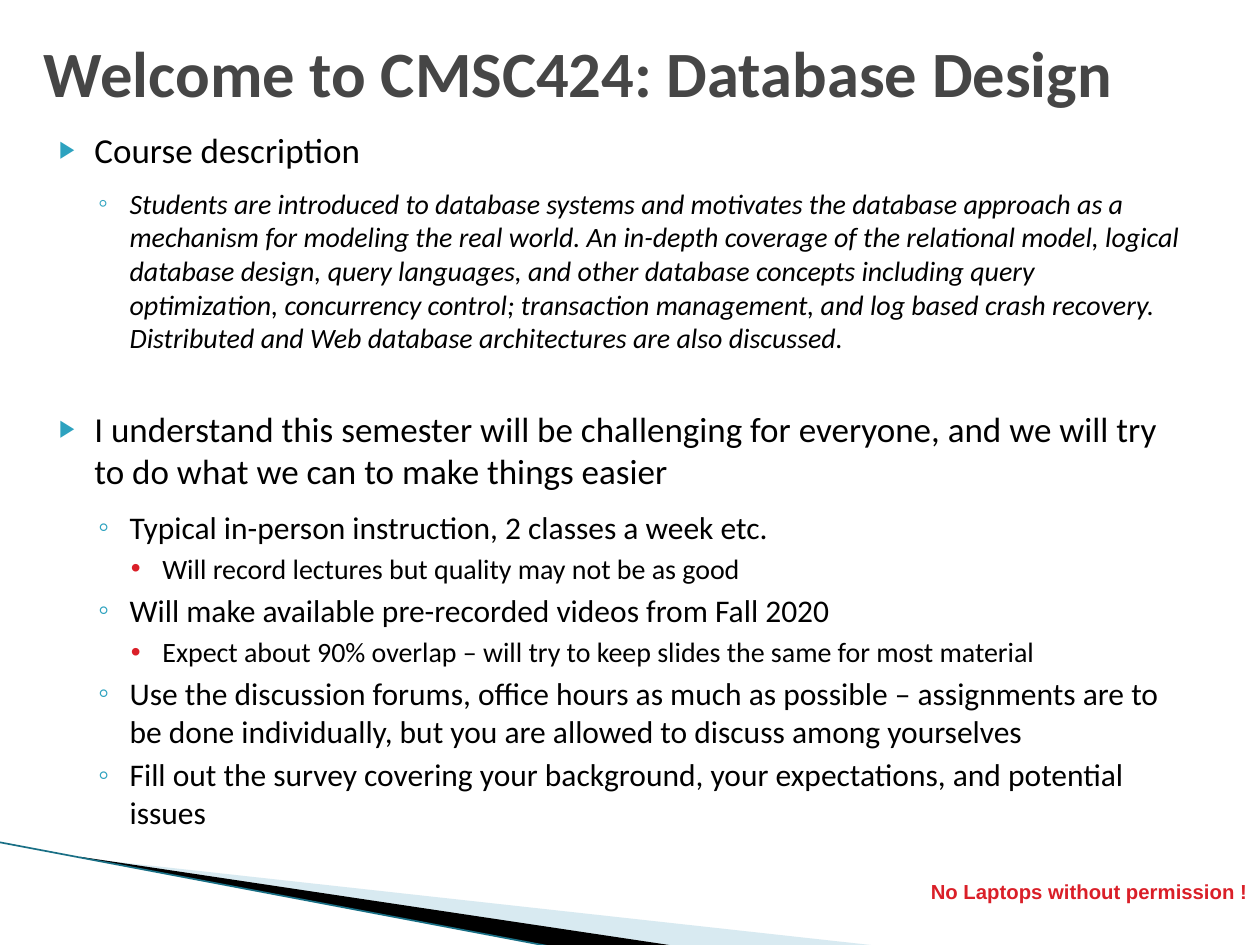
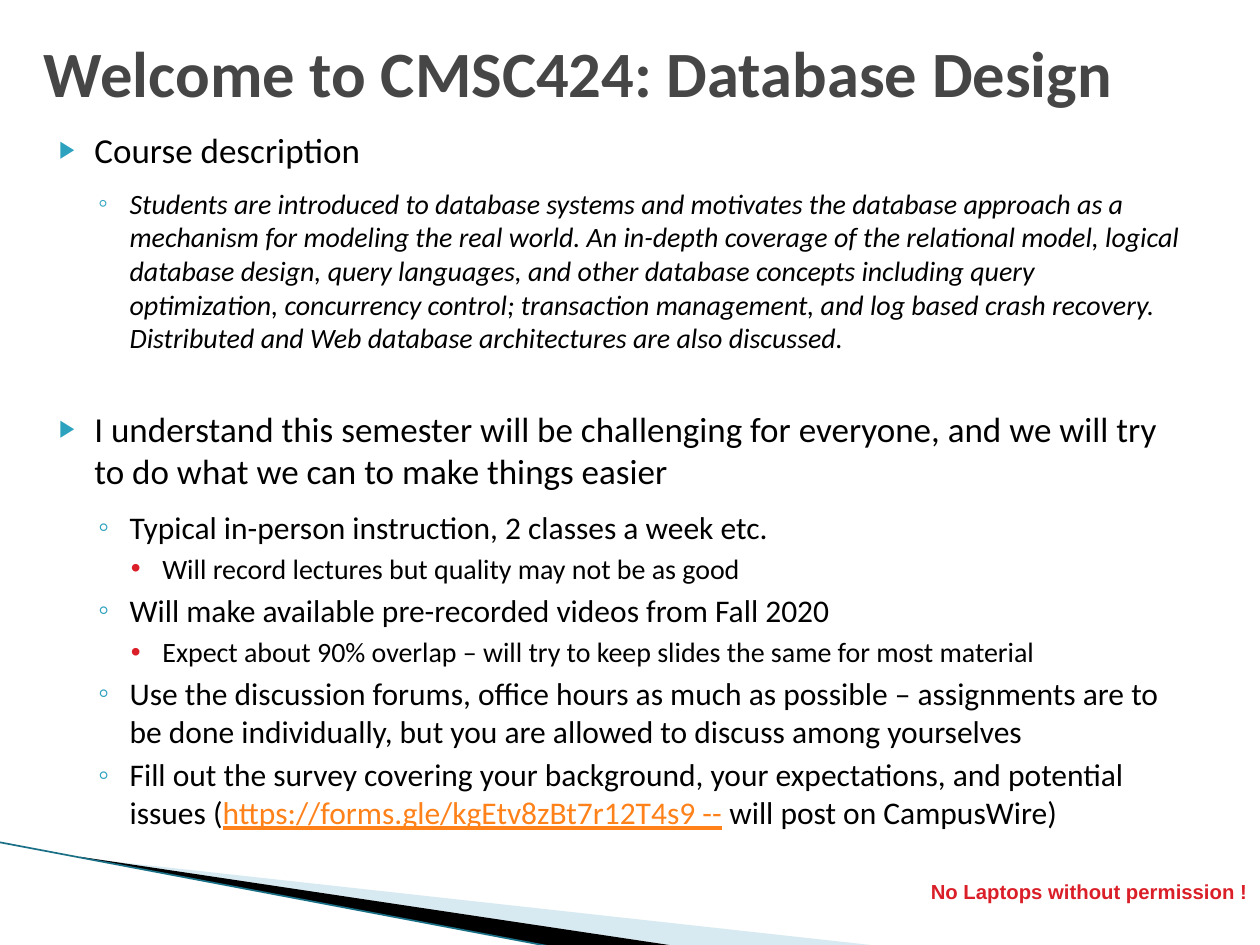
Before and after one commit to umddb/cmsc424-fall2021, a slide deck: slide 3 of Slides/01-Introduction.pptx. Drawn at 1260x945 pixels with LibreOffice and Linux fonts; fonts in the diff are those of the drawing; background and template pictures are left out. Boxes give left, top, right and bottom in pixels: in the first picture for what was removed or moved away, otherwise in the second. Text is boxed around its words. In the diff, an @@ line names an element or a change of style, - is before the commit and + after.

```diff
--- a/Slides/01-Introduction.pptx
+++ b/Slides/01-Introduction.pptx
@@ text at <box>130,764,1123,830</box>: text changed @@
-  ◦ Fill out the survey covering your background, your expectations, and potential issues
+  ◦ Fill out the survey covering your background, your expectations, and potential issues (https://forms.gle/kgEtv8zBt7r12T4s9 -- will post on CampusWire)
```
Also in this commit, not shown: 2 other slides changed, 1 slide added.
